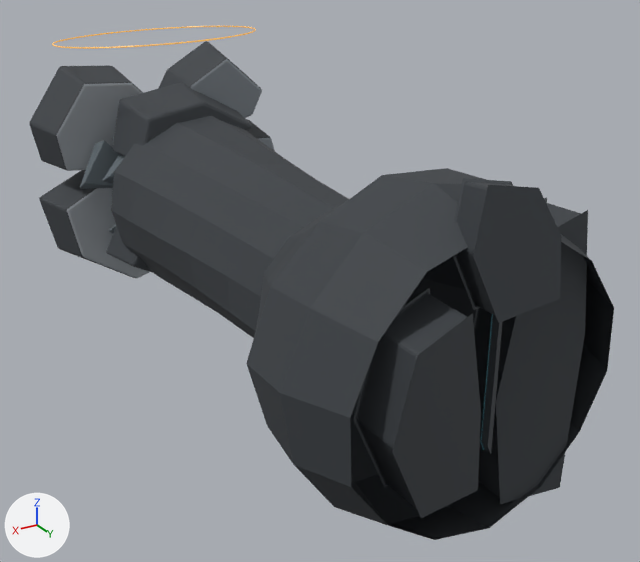
The glTF model public/models/DL_CrownedConvergence_Production_v01.glb: old version first, new version second.
Both versions are drawn from a camera (50 mm lens) standing at (6.76, 18.25, 5.62) and looking at (-0.7, 5.81, -0.6). Arrows for +X, +Y and +Z are at lower left; the lights stay in place. The picture after the commit comes second. Where no turn or scale is listed for an object, it has been applied to the vertices.

In view in the first picture: 'DL_LatentMass_A', 'DL_LatentMass_B', 'DL_LatentMass_C', 'DL_LatentSeam', 'DL_Ring_A', 'DL_Slab_FA_UpperRightDominant', 'DL_Slab_FB_LowerRightAnchor', 'DL_Slab_MA_UpperLeftElevated', 'DL_Slab_RA_RearUpper', 'DL_ThresholdChamber', 'DL_TunnelShell' and 4 more.
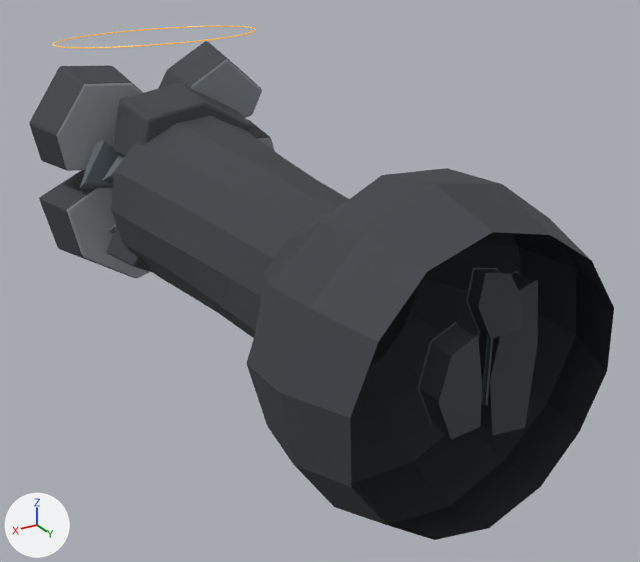
Patch to the scene script:
```diff
--- a/public/models/DL_CrownedConvergence_Production_v01.glb.py
+++ b/public/models/DL_CrownedConvergence_Production_v01.glb.py
@@ ob_dl_latentmass_a @@
 ob_dl_latentmass_a.parent = ob_dl_latentform
-ob_dl_latentmass_a.location = (-0.72, 10.42, 0.05)
+ob_dl_latentmass_a.location = (-0.446, 10.58, 0.179)
 ob_dl_latentmass_a.rotation_euler = (0.0873, -0.157, -0.122)  # degrees (5, -9, -7)
+ob_dl_latentmass_a.scale = (0.52, 0.52, 0.52)
@@ ob_dl_latentmass_b @@
 ob_dl_latentmass_b.parent = ob_dl_latentform
-ob_dl_latentmass_b.location = (0.68, 10.88, -0.15)
+ob_dl_latentmass_b.location = (0.282, 10.82, 0.0746)
 ob_dl_latentmass_b.rotation_euler = (-0.105, 0.14, 0.105)  # degrees (-6, 8, 6)
+ob_dl_latentmass_b.scale = (0.52, 0.52, 0.52)
@@ ob_dl_latentmass_c @@
 ob_dl_latentmass_c.parent = ob_dl_latentform
-ob_dl_latentmass_c.location = (0.02, 11.14, 1.92)
+ob_dl_latentmass_c.location = (-0.0614, 10.95, 1.151)
 ob_dl_latentmass_c.rotation_euler = (0.157, 0.0524, -0.192)  # degrees (9, 3, -11)
+ob_dl_latentmass_c.scale = (0.52, 0.52, 0.52)
@@ ob_dl_latentseam @@
 ob_dl_latentseam.parent = ob_dl_latentform
-ob_dl_latentseam.location = (-0.04, 11.06, 0.1)
+ob_dl_latentseam.location = (-0.0926, 10.91, 0.205)
 ob_dl_latentseam.rotation_euler = (0.0, 0.0, 0.227)  # degrees (0, 0, 13)
+ob_dl_latentseam.scale = (0.52, 0.52, 0.52)
```

Changed parts and their boxes [x1, y1, x2, y2] in the pictures (640 x 562 px):
'DL_LatentMass_B', moved, rescaled (49% narrower, 49% shorter): before [354, 288, 481, 518]; after [418, 322, 482, 439]
'DL_LatentMass_A', moved, rescaled (47% narrower, 46% shorter): before [474, 197, 588, 504]; after [478, 271, 538, 436]
'DL_LatentMass_C', moved, rescaled (48% narrower, 51% shorter): before [453, 178, 561, 323]; after [466, 268, 522, 339]
'DL_LatentSeam', moved, rescaled (45% narrower, 49% shorter): before [481, 314, 502, 453]; after [482, 335, 493, 406]
